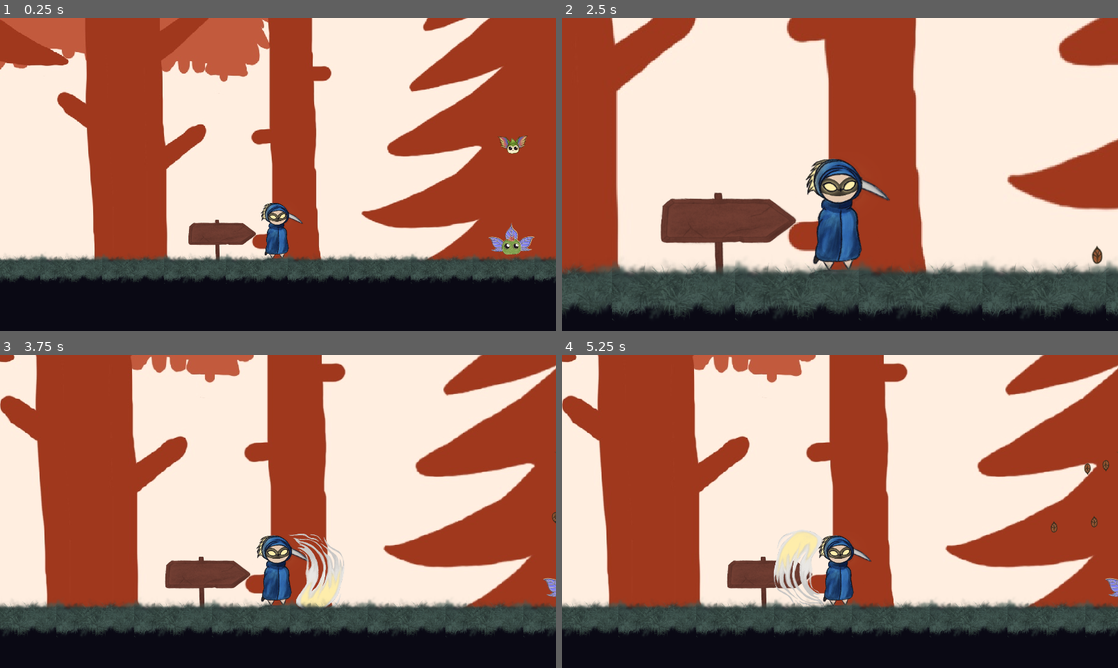
Above: before the commit, frames 1-4 (two rows, left to right).
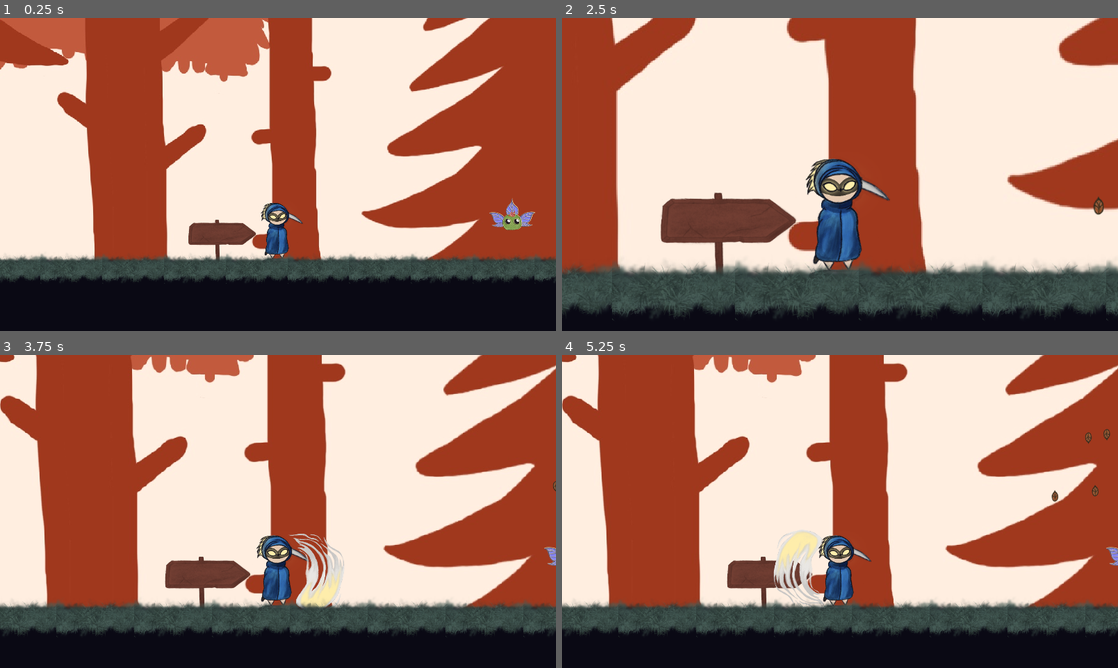
Above: after the commit, the same moments.

Repository: benitsch/Ludum-Dare-56
Game: Godot game, scene res://scenes/levels/base_level.tscn
Same seed, same stepped clock (60 frames per second), same inputs: the game is played once before the commit and once after it. This scene is started directly instead of the project's main scene.
Inputs (mouse positions are in pixels of both pictures, inside the frame that each line leads up to):
- Up to frame 1 (0.25 s): no input
- Up to frame 2 (2.5 s): move the mouse to (962, 158) at 0.52 s; hold X (ZoomIn) 0.53-1.28 s; hold Right (attack_right) 0.53-2.03 s; tap W (jump) at 0.77, 1.52 s; move the mouse to (728, 190) at 1.27 s; tap Z (ZoomOut) at 1.35 s; tap Enter at 2 s; move the mouse to (895, 105) at 2.02 s; hold Left (attack_left) from 2.03 s (still down); hold X (ZoomIn) from 2.03 s (still down)
- Up to frame 3 (3.75 s): move the mouse to (250, 574) at 2.77 s; release Left (attack_left) at 2.78 s; release X (ZoomIn) at 2.78 s; hold Right (attack_right) from 2.78 s (still down); tap Z (ZoomOut) at 2.85 s; tap W (jump) at 3.02 s; tap R (reset) at 3.5 s; move the mouse to (444, 558) at 3.52 s; hold X (ZoomIn) from 3.53 s (still down)
- Up to frame 4 (5.25 s): tap W (jump) at 3.77, 4.52 s; move the mouse to (673, 464) at 4.27 s; release Right (attack_right) at 4.28 s; release X (ZoomIn) at 4.28 s; hold Left (attack_left) 4.28-5.03 s; tap Z (ZoomOut) at 4.35 s; tap R (reset) at 5 s; move the mouse to (867, 511) at 5.02 s; hold Right (attack_right) from 5.03 s (still down); hold X (ZoomIn) from 5.03 s (still down)

The runs differ from the first frame. In frame 1, 0.9% of the frame differs, in the area x 87-97%, y 37-76%; in frame 2, 0.2%; in frame 3, 0.2%; in frame 4, 0.4%.

Commit message:
added Projectile layer
fixed root enemy not being hit sometimes
changed the attack animation a bit

Diff:
--- a/project.godot
+++ b/project.godot
@@ -98,6 +98,7 @@
 2d_physics/layer_5="exit_area"
 2d_physics/layer_6="enemy"
 2d_physics/layer_7="Player Hit Area"
+2d_physics/layer_8="projectiles"
 
 [rendering]
 
--- a/scenes/enemy/enemy_root.tscn
+++ b/scenes/enemy/enemy_root.tscn
@@ -38,3 +38,4 @@
 shape = SubResource("CircleShape2D_qejrt")
 
 [connection signal="area_entered" from="Area2D" to="." method="_on_area_2d_area_entered"]
+[connection signal="area_shape_entered" from="Area2D" to="." method="_on_area_2d_area_shape_entered"]
--- a/scenes/enemy/enemy_shot.tscn
+++ b/scenes/enemy/enemy_shot.tscn
@@ -10,7 +10,7 @@
 height = 34.0
 
 [node name="EnemyShot" type="CharacterBody2D" groups=["Enemy"]]
-collision_layer = 32
+collision_layer = 128
 script = ExtResource("1_ktnxc")
 
 [node name="Sprite2D" type="Sprite2D" parent="."]
@@ -24,10 +24,10 @@
 [node name="Area2D" type="Area2D" parent="." groups=["Enemy"]]
 position = Vector2(-6, 0)
 rotation = -1.5708
-collision_layer = 32
+collision_layer = 128
 collision_mask = 15
 
-[node name="CollisionShape2D" type="CollisionShape2D" parent="Area2D"]
+[node name="CollisionShape2D" type="CollisionShape2D" parent="Area2D" groups=["Enemy"]]
 shape = SubResource("CapsuleShape2D_lirog")
 
 [connection signal="area_entered" from="Area2D" to="." method="_on_area_2d_area_entered"]
--- a/scenes/levels/base_level.tscn
+++ b/scenes/levels/base_level.tscn
@@ -177,10 +177,10 @@
 [node name="Enemies" type="Node2D" parent="."]
 
 [node name="EnemyRoot" parent="Enemies" instance=ExtResource("5_wvwg3")]
-position = Vector2(674, -239)
+position = Vector2(677, -341)
 
 [node name="EnemyFlying" parent="Enemies" instance=ExtResource("6_vv2f7")]
-position = Vector2(678, -676)
+position = Vector2(-2027, -620)
 curve = SubResource("Curve2D_vwfx3")
 
 [node name="Player" parent="." instance=ExtResource("2_waa0q")]
--- a/scenes/player.tscn
+++ b/scenes/player.tscn
@@ -105,11 +105,11 @@
 height = 227.5
 
 [sub_resource type="CapsuleShape2D" id="CapsuleShape2D_m43v8"]
-radius = 40.0
-height = 218.0
+radius = 47.0
+height = 236.0
 
 [node name="Player" type="CharacterBody2D" groups=["Player"]]
-collision_mask = 46
+collision_mask = 14
 script = ExtResource("1_u0g72")
 
 [node name="AnimationPlayer" type="AnimationPlayer" parent="."]
@@ -136,7 +136,7 @@
 position = Vector2(0, -115)
 
 [node name="HitArea" type="Area2D" parent="."]
-collision_mask = 32
+collision_mask = 160
 
 [node name="CollisionShape2D" type="CollisionShape2D" parent="HitArea" groups=["Player"]]
 position = Vector2(0, -116)
--- a/scenes/player_hit_area.tscn
+++ b/scenes/player_hit_area.tscn
@@ -1,7 +1,6 @@
-[gd_scene load_steps=11 format=3 uid="uid://viipuauxm7f0"]
+[gd_scene load_steps=10 format=3 uid="uid://viipuauxm7f0"]
 
 [ext_resource type="Script" path="res://scripts/player_hit_area.gd" id="1_caph2"]
-[ext_resource type="Texture2D" uid="uid://b8ew3idm3rpiw" path="res://DevArt/Circle.png" id="1_glmqy"]
 [ext_resource type="Texture2D" uid="uid://cyr1f540t85kj" path="res://DevArt/player/Fight01.png" id="2_v50wo"]
 [ext_resource type="Texture2D" uid="uid://bx21857be25ka" path="res://DevArt/player/Fight02.png" id="3_yixfl"]
 [ext_resource type="Texture2D" uid="uid://b0rbeklkogoyg" path="res://DevArt/player/Fight03.png" id="4_2qomr"]
@@ -10,191 +9,39 @@
 length = 0.001
 tracks/0/type = "value"
 tracks/0/imported = false
-tracks/0/enabled = false
-tracks/0/path = NodePath("HitAreaSprite:modulate")
+tracks/0/enabled = true
+tracks/0/path = NodePath("HitArea:collision_layer")
 tracks/0/interp = 1
 tracks/0/loop_wrap = true
 tracks/0/keys = {
 "times": PackedFloat32Array(0),
 "transitions": PackedFloat32Array(1),
-"update": 0,
-"values": [Color(1, 1, 1, 1)]
+"update": 1,
+"values": [64]
 }
 tracks/1/type = "value"
 tracks/1/imported = false
 tracks/1/enabled = true
-tracks/1/path = NodePath("HitArea:collision_layer")
+tracks/1/path = NodePath("HitArea:collision_mask")
 tracks/1/interp = 1
 tracks/1/loop_wrap = true
 tracks/1/keys = {
 "times": PackedFloat32Array(0),
 "transitions": PackedFloat32Array(1),
 "update": 1,
-"values": [64]
+"values": [32]
 }
 tracks/2/type = "value"
 tracks/2/imported = false
 tracks/2/enabled = true
-tracks/2/path = NodePath("HitArea:collision_mask")
+tracks/2/path = NodePath("AnimatedSprite2D:animation")
 tracks/2/interp = 1
 tracks/2/loop_wrap = true
 tracks/2/keys = {
 "times": PackedFloat32Array(0),
 "transitions": PackedFloat32Array(1),
 "update": 1,
-"values": [32]
-}
-tracks/3/type = "value"
-tracks/3/imported = false
-tracks/3/enabled = true
-tracks/3/path = NodePath("AnimatedSprite2D:animation")
-tracks/3/interp = 1
-tracks/3/loop_wrap = true
-tracks/3/keys = {
-"times": PackedFloat32Array(0),
-"transitions": PackedFloat32Array(1),
-"update": 1,
 "values": [&"default"]
-}
-tracks/4/type = "value"
-tracks/4/imported = false
-tracks/4/enabled = true
-tracks/4/path = NodePath("AnimatedSprite2D:modulate")
-tracks/4/interp = 1
-tracks/4/loop_wrap = true
-tracks/4/keys = {
-"times": PackedFloat32Array(0),
-"transitions": PackedFloat32Array(1),
-"update": 0,
-"values": [Color(1, 1, 1, 1)]
-}
-tracks/5/type = "value"
-tracks/5/imported = false
-tracks/5/enabled = true
-tracks/5/path = NodePath("AnimatedSprite2D:frame")
-tracks/5/interp = 1
-tracks/5/loop_wrap = true
-tracks/5/keys = {
-"times": PackedFloat32Array(0),
-"transitions": PackedFloat32Array(1),
-"update": 1,
-"values": [8]
-}
-
-[sub_resource type="Animation" id="Animation_bjtk7"]
-resource_name = "fade"
-length = 0.300003
-tracks/0/type = "value"
-tracks/0/imported = false
-tracks/0/enabled = false
-tracks/0/path = NodePath("HitAreaSprite:modulate")
-tracks/0/interp = 1
-tracks/0/loop_wrap = true
-tracks/0/keys = {
-"times": PackedFloat32Array(0, 0.2, 0.3),
-"transitions": PackedFloat32Array(1e-05, 1, 3.5),
-"update": 0,
-"values": [Color(1, 1, 1, 1), Color(1, 1, 1, 1), Color(1, 1, 1, 0)]
-}
-tracks/1/type = "value"
-tracks/1/imported = false
-tracks/1/enabled = true
-tracks/1/path = NodePath("HitArea:collision_layer")
-tracks/1/interp = 1
-tracks/1/loop_wrap = true
-tracks/1/keys = {
-"times": PackedFloat32Array(0, 0.0666667, 0.233333, 0.3),
-"transitions": PackedFloat32Array(1, 1, 1, 1),
-"update": 1,
-"values": [0, 64, 64, 0]
-}
-tracks/2/type = "value"
-tracks/2/imported = false
-tracks/2/enabled = true
-tracks/2/path = NodePath("HitArea:collision_mask")
-tracks/2/interp = 1
-tracks/2/loop_wrap = true
-tracks/2/keys = {
-"times": PackedFloat32Array(0, 0.0666667, 0.233333, 0.3),
-"transitions": PackedFloat32Array(1, 1, 1, 1),
-"update": 1,
-"values": [0, 32, 32, 0]
-}
-tracks/3/type = "value"
-tracks/3/imported = false
-tracks/3/enabled = true
-tracks/3/path = NodePath("AnimatedSprite2D:animation")
-tracks/3/interp = 1
-tracks/3/loop_wrap = true
-tracks/3/keys = {
-"times": PackedFloat32Array(0),
-"transitions": PackedFloat32Array(1),
-"update": 1,
-"values": [&"default"]
-}
-tracks/4/type = "value"
-tracks/4/imported = false
-tracks/4/enabled = true
-tracks/4/path = NodePath("AnimatedSprite2D:modulate")
-tracks/4/interp = 1
-tracks/4/loop_wrap = true
-tracks/4/keys = {
-"times": PackedFloat32Array(0, 0.2, 0.3),
-"transitions": PackedFloat32Array(1, 1, 3.5),
-"update": 0,
-"values": [Color(1, 1, 1, 1), Color(1, 1, 1, 1), Color(1, 1, 1, 0)]
-}
-tracks/5/type = "value"
-tracks/5/imported = false
-tracks/5/enabled = true
-tracks/5/path = NodePath("AnimatedSprite2D:frame")
-tracks/5/interp = 1
-tracks/5/loop_wrap = true
-tracks/5/keys = {
-"times": PackedFloat32Array(0, 0.0666667, 0.133333),
-"transitions": PackedFloat32Array(1, 1, 1),
-"update": 1,
-"values": [0, 2, 4]
-}
-
-[sub_resource type="Animation" id="Animation_jctjm"]
-resource_name = "hide"
-length = 0.02
-tracks/0/type = "value"
-tracks/0/imported = false
-tracks/0/enabled = false
-tracks/0/path = NodePath("HitAreaSprite:modulate")
-tracks/0/interp = 1
-tracks/0/loop_wrap = true
-tracks/0/keys = {
-"times": PackedFloat32Array(0.01),
-"transitions": PackedFloat32Array(1),
-"update": 0,
-"values": [Color(1, 1, 1, 0)]
-}
-tracks/1/type = "value"
-tracks/1/imported = false
-tracks/1/enabled = true
-tracks/1/path = NodePath("HitArea:collision_layer")
-tracks/1/interp = 1
-tracks/1/loop_wrap = true
-tracks/1/keys = {
-"times": PackedFloat32Array(0.01),
-"transitions": PackedFloat32Array(1),
-"update": 1,
-"values": [0]
-}
-tracks/2/type = "value"
-tracks/2/imported = false
-tracks/2/enabled = true
-tracks/2/path = NodePath("HitArea:collision_mask")
-tracks/2/interp = 1
-tracks/2/loop_wrap = true
-tracks/2/keys = {
-"times": PackedFloat32Array(0.01),
-"transitions": PackedFloat32Array(1),
-"update": 1,
-"values": [0]
 }
 tracks/3/type = "value"
 tracks/3/imported = false
@@ -206,7 +53,160 @@
 "times": PackedFloat32Array(0),
 "transitions": PackedFloat32Array(1),
 "update": 0,
+"values": [Color(1, 1, 1, 1)]
+}
+tracks/4/type = "value"
+tracks/4/imported = false
+tracks/4/enabled = true
+tracks/4/path = NodePath("AnimatedSprite2D:frame")
+tracks/4/interp = 1
+tracks/4/loop_wrap = true
+tracks/4/keys = {
+"times": PackedFloat32Array(0),
+"transitions": PackedFloat32Array(1),
+"update": 1,
+"values": [8]
+}
+tracks/5/type = "value"
+tracks/5/imported = false
+tracks/5/enabled = true
+tracks/5/path = NodePath("HitArea/CollisionPolygon2D:scale")
+tracks/5/interp = 1
+tracks/5/loop_wrap = true
+tracks/5/keys = {
+"times": PackedFloat32Array(0),
+"transitions": PackedFloat32Array(1),
+"update": 0,
+"values": [Vector2(1, 1)]
+}
+
+[sub_resource type="Animation" id="Animation_bjtk7"]
+resource_name = "fade"
+length = 0.35
+step = 0.05
+tracks/0/type = "value"
+tracks/0/imported = false
+tracks/0/enabled = true
+tracks/0/path = NodePath("HitArea:collision_layer")
+tracks/0/interp = 1
+tracks/0/loop_wrap = true
+tracks/0/keys = {
+"times": PackedFloat32Array(0, 0.05, 0.3, 0.35),
+"transitions": PackedFloat32Array(1, 1, 1, 1),
+"update": 1,
+"values": [0, 64, 64, 0]
+}
+tracks/1/type = "value"
+tracks/1/imported = false
+tracks/1/enabled = true
+tracks/1/path = NodePath("HitArea:collision_mask")
+tracks/1/interp = 1
+tracks/1/loop_wrap = true
+tracks/1/keys = {
+"times": PackedFloat32Array(0, 0.05, 0.3, 0.35),
+"transitions": PackedFloat32Array(1, 1, 1, 1),
+"update": 1,
+"values": [0, 32, 32, 0]
+}
+tracks/2/type = "value"
+tracks/2/imported = false
+tracks/2/enabled = true
+tracks/2/path = NodePath("AnimatedSprite2D:animation")
+tracks/2/interp = 1
+tracks/2/loop_wrap = true
+tracks/2/keys = {
+"times": PackedFloat32Array(0),
+"transitions": PackedFloat32Array(1),
+"update": 1,
+"values": [&"default"]
+}
+tracks/3/type = "value"
+tracks/3/imported = false
+tracks/3/enabled = true
+tracks/3/path = NodePath("AnimatedSprite2D:modulate")
+tracks/3/interp = 1
+tracks/3/loop_wrap = true
+tracks/3/keys = {
+"times": PackedFloat32Array(0, 0.25, 0.35),
+"transitions": PackedFloat32Array(1, 1, 3.5),
+"update": 0,
+"values": [Color(1, 1, 1, 1), Color(1, 1, 1, 1), Color(1, 1, 1, 0)]
+}
+tracks/4/type = "value"
+tracks/4/imported = false
+tracks/4/enabled = true
+tracks/4/path = NodePath("AnimatedSprite2D:frame")
+tracks/4/interp = 1
+tracks/4/loop_wrap = true
+tracks/4/keys = {
+"times": PackedFloat32Array(0, 0.05, 0.15),
+"transitions": PackedFloat32Array(1, 1, 1),
+"update": 1,
+"values": [0, 2, 4]
+}
+tracks/5/type = "value"
+tracks/5/imported = false
+tracks/5/enabled = true
+tracks/5/path = NodePath("HitArea/CollisionPolygon2D:scale")
+tracks/5/interp = 1
+tracks/5/loop_wrap = true
+tracks/5/keys = {
+"times": PackedFloat32Array(0.05, 0.15, 0.3, 0.35),
+"transitions": PackedFloat32Array(1, 1, 1, 3.5),
+"update": 0,
+"values": [Vector2(0.01, 0.01), Vector2(1, 1), Vector2(1, 1), Vector2(0.01, 0.01)]
+}
+
+[sub_resource type="Animation" id="Animation_jctjm"]
+resource_name = "hide"
+length = 0.02
+tracks/0/type = "value"
+tracks/0/imported = false
+tracks/0/enabled = true
+tracks/0/path = NodePath("HitArea:collision_layer")
+tracks/0/interp = 1
+tracks/0/loop_wrap = true
+tracks/0/keys = {
+"times": PackedFloat32Array(0.01),
+"transitions": PackedFloat32Array(1),
+"update": 1,
+"values": [0]
+}
+tracks/1/type = "value"
+tracks/1/imported = false
+tracks/1/enabled = true
+tracks/1/path = NodePath("HitArea:collision_mask")
+tracks/1/interp = 1
+tracks/1/loop_wrap = true
+tracks/1/keys = {
+"times": PackedFloat32Array(0.01),
+"transitions": PackedFloat32Array(1),
+"update": 1,
+"values": [0]
+}
+tracks/2/type = "value"
+tracks/2/imported = false
+tracks/2/enabled = true
+tracks/2/path = NodePath("AnimatedSprite2D:modulate")
+tracks/2/interp = 1
+tracks/2/loop_wrap = true
+tracks/2/keys = {
+"times": PackedFloat32Array(0),
+"transitions": PackedFloat32Array(1),
+"update": 0,
 "values": [Color(1, 1, 1, 0)]
+}
+tracks/3/type = "value"
+tracks/3/imported = false
+tracks/3/enabled = true
+tracks/3/path = NodePath("HitArea/CollisionPolygon2D:scale")
+tracks/3/interp = 1
+tracks/3/loop_wrap = true
+tracks/3/keys = {
+"times": PackedFloat32Array(0.01),
+"transitions": PackedFloat32Array(1),
+"update": 0,
+"values": [Vector2(0.01, 0.01)]
 }
 
 [sub_resource type="AnimationLibrary" id="AnimationLibrary_k4q7g"]
@@ -266,32 +266,12 @@
 autoplay = "default"
 frame = 8
 
-[node name="HitAreaSprite" type="Node2D" parent="."]
-visible = false
-position = Vector2(130, 0)
-scale = Vector2(10, 10)
-
-[node name="Sprite2D2" type="Sprite2D" parent="HitAreaSprite"]
-position = Vector2(-2, -8)
-scale = Vector2(0.02, 0.02)
-texture = ExtResource("1_glmqy")
-
-[node name="Sprite2D3" type="Sprite2D" parent="HitAreaSprite"]
-position = Vector2(-2, 8)
-scale = Vector2(0.02, 0.02)
-texture = ExtResource("1_glmqy")
-
-[node name="Sprite2D" type="Sprite2D" parent="HitAreaSprite"]
-scale = Vector2(0.025, 0.025)
-texture = ExtResource("1_glmqy")
-
 [node name="HitArea" type="Area2D" parent="." groups=["PlayerHit"]]
 collision_layer = 64
 collision_mask = 32
 
 [node name="CollisionPolygon2D" type="CollisionPolygon2D" parent="HitArea"]
-scale = Vector2(11, 11)
-polygon = PackedVector2Array(0, 0, 7, -13, 15, -12, 18, -8, 20, 0, 18, 8, 15, 12, 7, 13)
+polygon = PackedVector2Array(0, 0, 77, -145, 170, -132, 210, -80, 230, 0, 210, 80, 170, 132, 77, 145)
 
 [connection signal="area_entered" from="HitArea" to="." method="_on_hit_area_area_entered"]
 [connection signal="body_entered" from="HitArea" to="." method="_on_hit_area_body_entered"]
Not shown: 1 places in scenes/levels/base_level.tscn that only renumber resources
